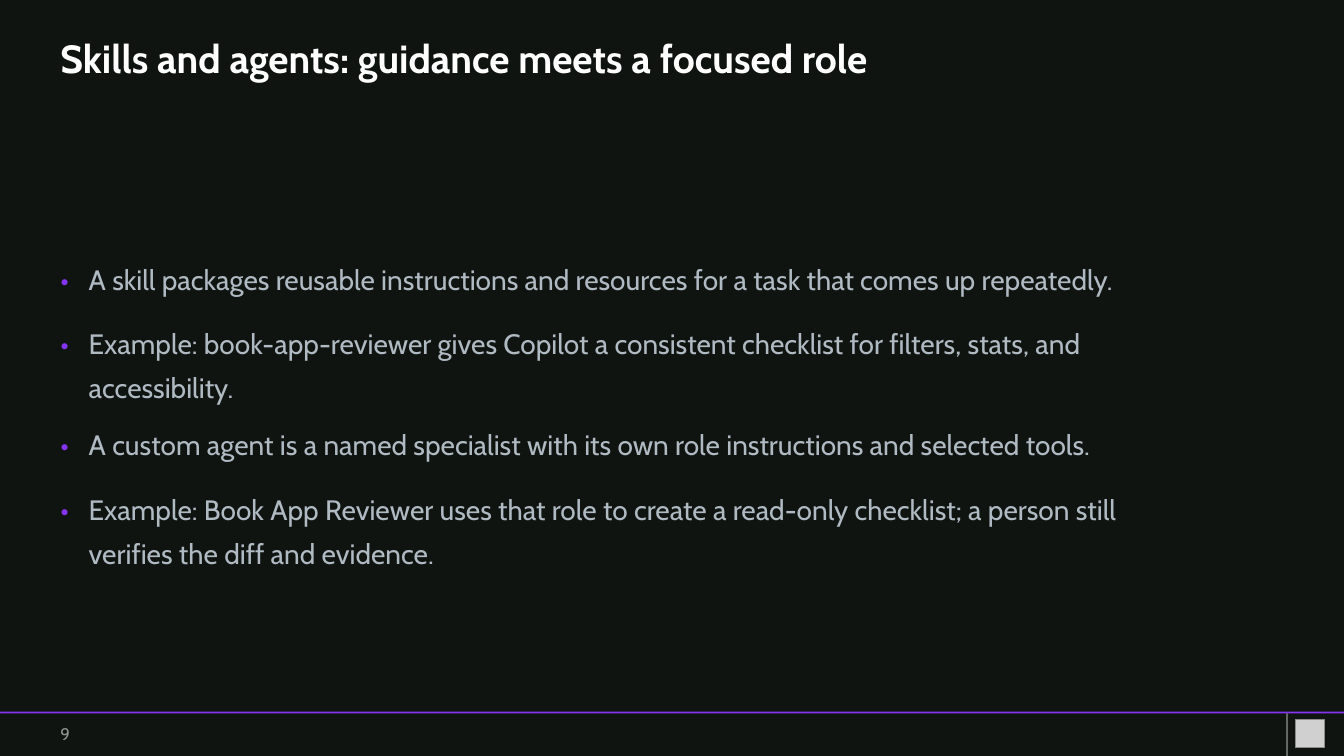
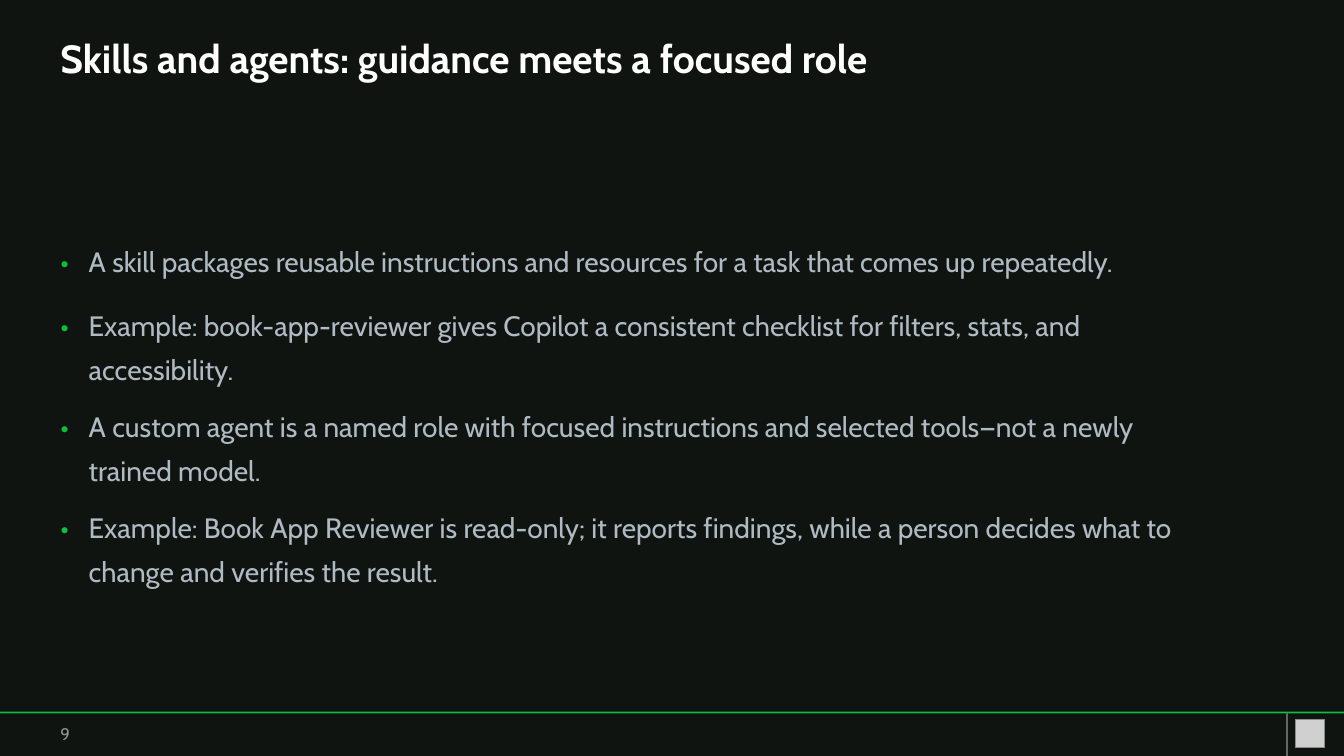
Before and after one commit to YXSSXR-9/copilot-app-for-beginners, a slide deck: slide 9 of workshop/copilot-app-book-app-workshop.pptx. Drawn at 1344x756 pixels with LibreOffice and Linux fonts; fonts in the diff are those of the drawing; grey boxes stand for pictures. Boxes give left, top, right and bottom in pixels: in the first picture for what was removed or moved away, otherwise in the second. Text is boxed around its words. In the diff, an @@ line names an element or a change of style, - is before the commit and + after.

```diff
--- a/workshop/copilot-app-book-app-workshop.pptx
+++ b/workshop/copilot-app-book-app-workshop.pptx
@@ 5 texts: place and size @@
-5 texts at (60, 252, 1113, 454)
+5 texts at (60, 234, 1113, 436)
@@ text colour #8534F3 to #0EBE3D in 4 elements at (60, 234, 79, 270), (60, 501, 79, 537), (60, 298, 79, 335), (60, 399, 79, 436) @@
@@ text at (89, 416, 1133, 482): text changed @@
-A custom agent is a named specialist with its own role instructions and selected tools.
+A custom agent is a named role with focused instructions and selected tools—not a newly
+trained model.
@@ text "•": place and size @@
-text "•" at (60, 483, 79, 519)
+text "•" at (60, 501, 79, 537)
@@ text at (89, 517, 1172, 588): text changed @@
-Example: Book App Reviewer uses that role to create a read-only checklist; a person still
-verifies the diff and evidence.
+Example: Book App Reviewer is read-only; it reports findings, while a person decides what to
+change and verifies the result.
@@ rectangle at (0, 712, 1344, 714): fill #8534F3 to #0EBE3D @@
```
Also in this commit, not shown: 19 other slides changed, 5 slides added, 2 slides removed, 48 other files.
